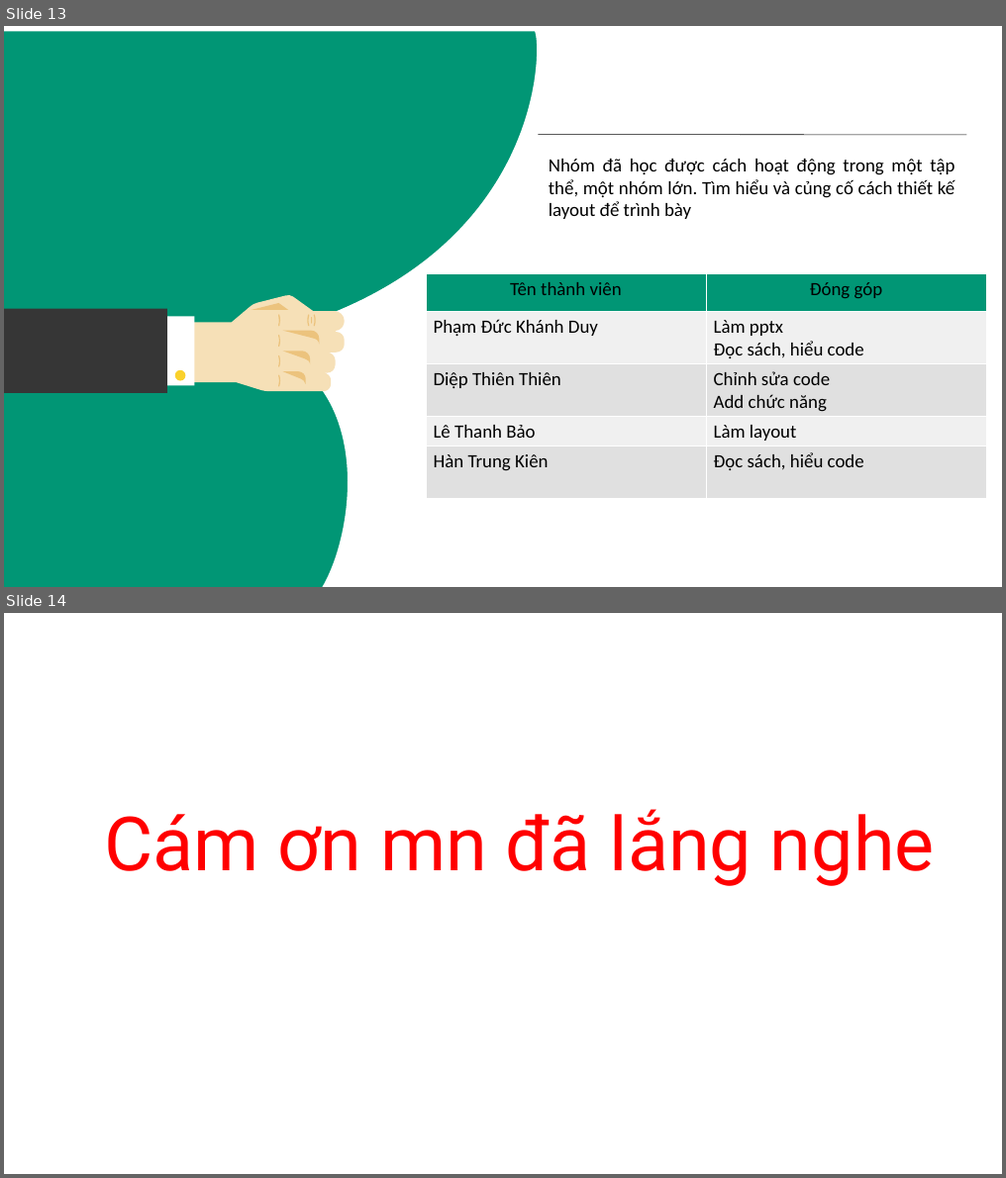
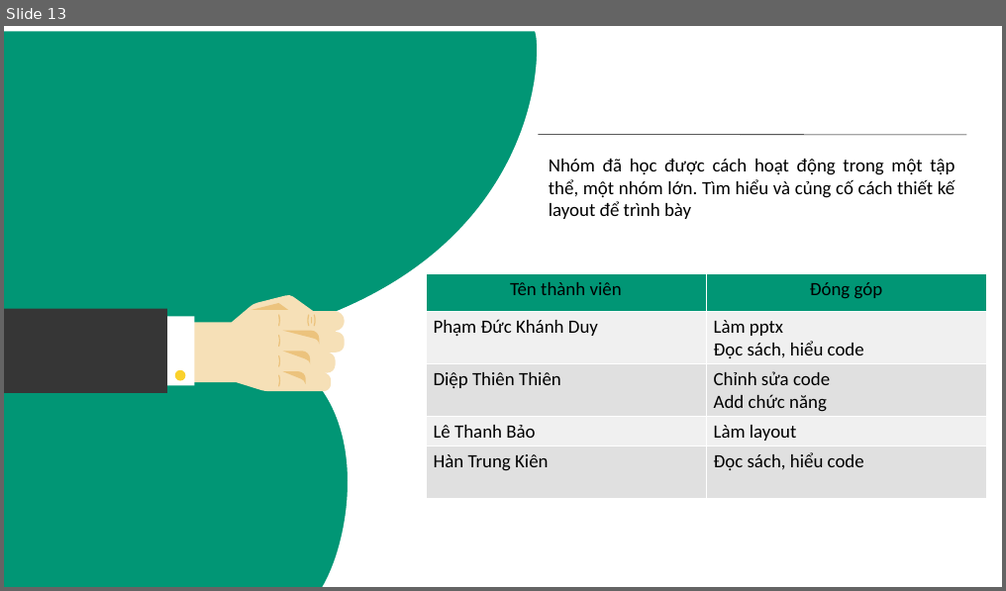
Before and after one commit to Itsstraining/Web-Train21S-Blue, a slide deck: Hackathon-1/thuctap.pptx. Shown one above the other, each under a label of ours: slides 13 and 14 before the commit, slide 13 after it. The pictures are 1006x1178 and 1006x591 pixels, drawn with LibreOffice and Linux fonts; fonts in the diff are those of the drawing. Boxes give left, top, right and bottom in pixels: in the first picture for what was removed or moved away, otherwise in the second. Text is boxed around its words. In the diff, an @@ line names an element or a change of style, - is before the commit and + after.

```diff
--- a/Hackathon-1/thuctap.pptx
+++ b/Hackathon-1/thuctap.pptx
@@ slide 14 removed at (x1=4, y1=613, x2=1002, y2=1174), background #FFFFFF @@
@@ text removed at (x1=104, y1=809, x2=935, y2=886) @@
-Cám ơn mn đã lắng nghe
```
Also in this commit, not shown: 1 slide changed, 1 slide added, 1 other file.
